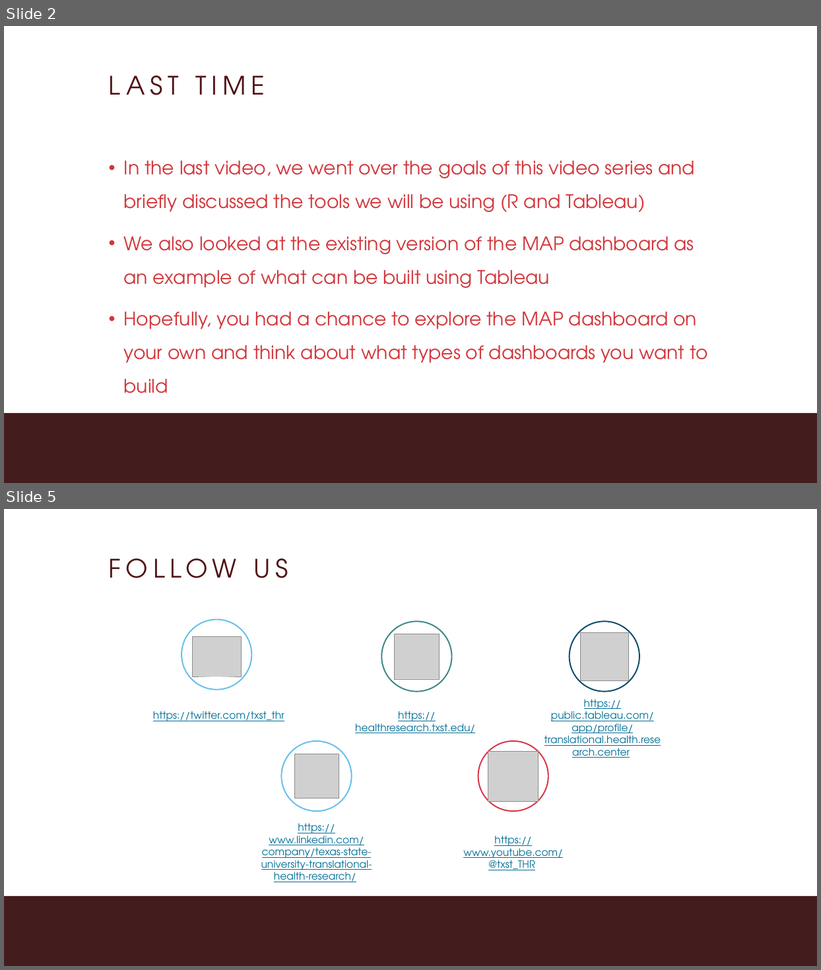
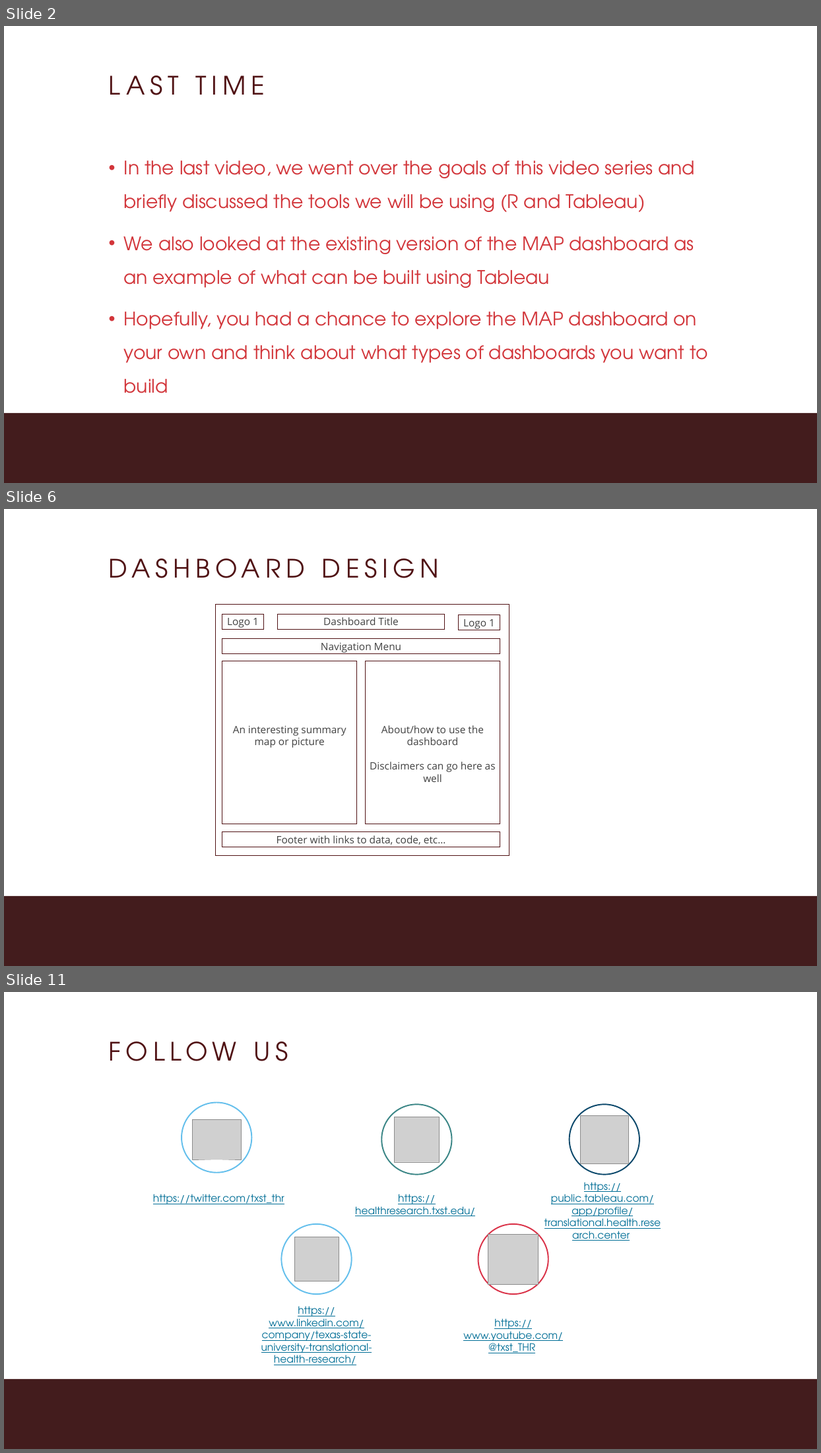
Before and after one commit to MariaElise-T/MH_Dashboard_Tutorial, a slide deck: Formatted Slides/Module0_Video2.pptx. Shown one above the other, each under a label of ours: slides 2 and 5 before the commit, slides 2, 6 and 11 after it; the slides between them are not shown. The pictures are 821x970 and 821x1453 pixels, drawn with LibreOffice and Linux fonts; fonts in the diff are those of the drawing; grey boxes stand for pictures; background and template pictures are left out. Boxes give left, top, right and bottom in pixels: in the first picture for what was removed or moved away, otherwise in the second. Text is boxed around its words. In the diff, an @@ line names an element or a change of style, - is before the commit and + after.

```diff
--- a/Formatted Slides/Module0_Video2.pptx
+++ b/Formatted Slides/Module0_Video2.pptx
@@ slide 6 added at (x1=4, y1=509, x2=817, y2=966), background #FFFFFF; not listed: 1 template element that a slide beside it also shows @@
@@ title added at (x1=109, y1=559, x2=440, y2=578), 60 pt, text #501214 @@
+DASHBOARD DESIGN
@@ rectangle added at (x1=215, y1=604, x2=509, y2=855), outline #501214 1 pt @@
@@ rectangle added at (x1=222, y1=614, x2=264, y2=629), outline #501214 0.75 pt, 24 pt, text #414141 @@
+Logo 1
@@ rectangle added at (x1=278, y1=614, x2=444, y2=629), outline #501214 0.75 pt, 24 pt, text #414141 @@
+Dashboard Title
@@ rectangle added at (x1=458, y1=615, x2=500, y2=630), outline #501214 0.75 pt, 24 pt, text #414141 @@
+Logo 1
@@ rectangle added at (x1=222, y1=638, x2=500, y2=654), outline #501214 0.75 pt, 24 pt, text #414141 @@
+Navigation Menu
@@ rectangle added at (x1=222, y1=661, x2=356, y2=824), outline #501214 0.75 pt, 24 pt, text #414141 @@
+An interesting summary map or picture
@@ rectangle added at (x1=365, y1=661, x2=500, y2=824), outline #501214 0.75 pt, 24 pt, text #414141 @@
+About/how to use the dashboard
+Disclaimers can go here as well
@@ rectangle added at (x1=222, y1=832, x2=500, y2=848), outline #501214 0.75 pt, 24 pt, text #414141 @@
+Footer with links to data, code, etc…
@@ what was slide 5 is now slide 11 @@
```
Also in this commit, not shown: 2 slides changed, 5 other slides added, 13 other files.
